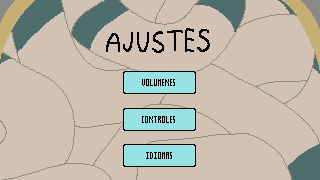
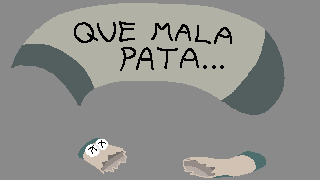
Layers edited between the first and the second 320px x 180px image:
showed group "Grupo 11" (8 layers) over [11, 3, 285, 178]
hid group "Grupo 12" (40 layers) over [0, 0, 320, 180]
